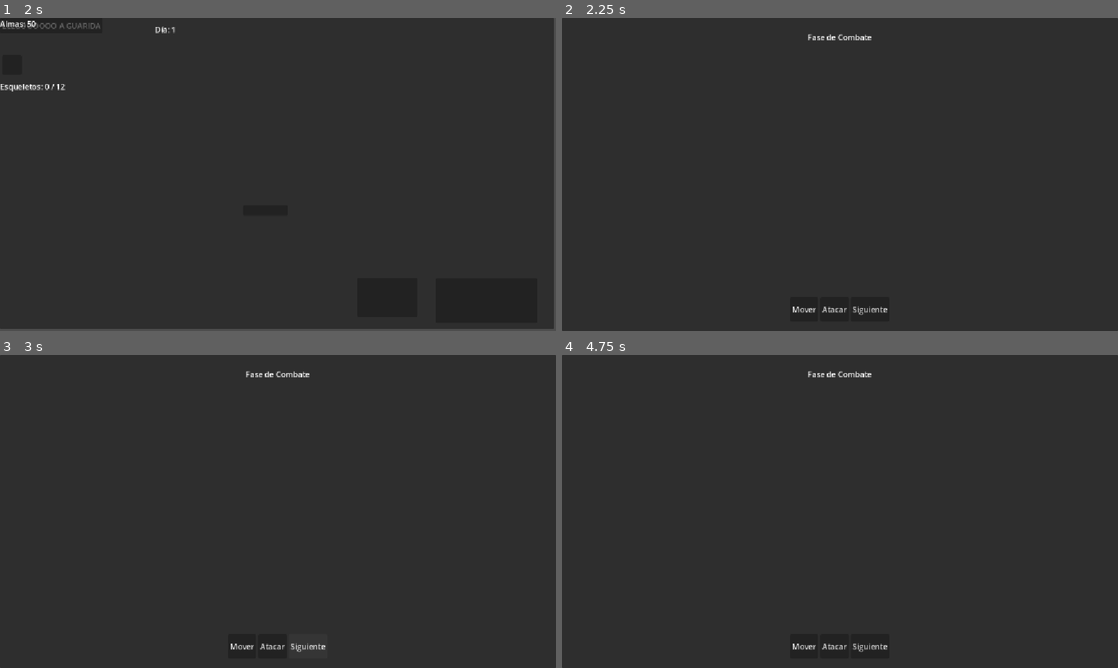
Above: before the commit, frames 1-4 (two rows, left to right).
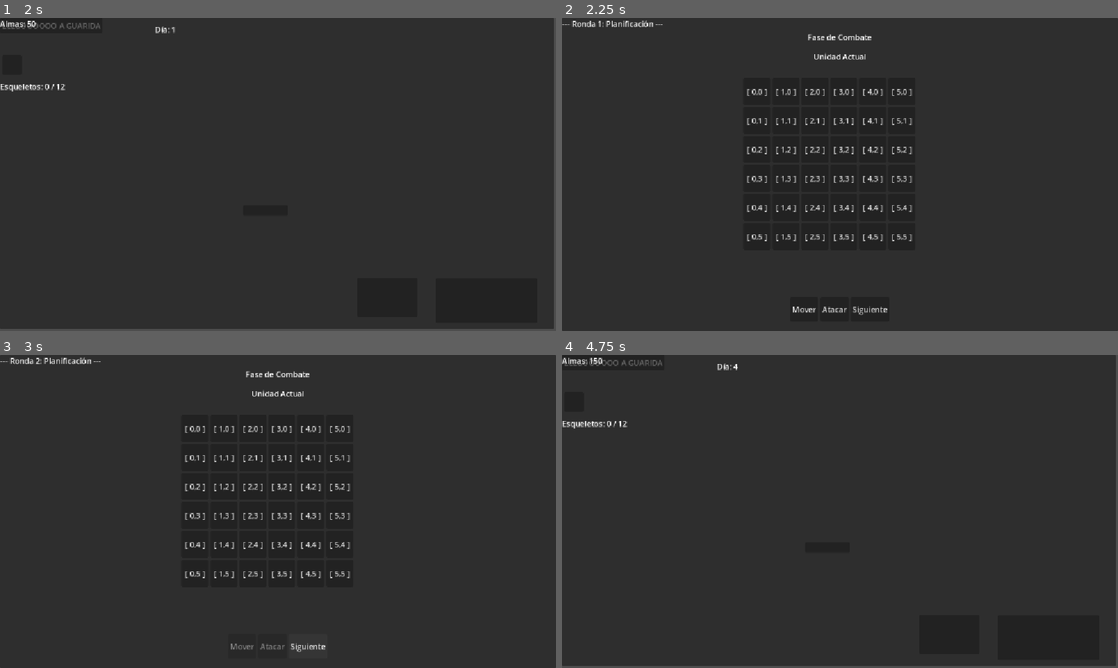
Above: after the commit, the same moments.

Repository: BautistaBravo/NecroVb
Game: Godot game, scene res://Scenes/main menu/main_menu.tscn
The game is run twice, just before and just after one commit, with the same random seed, the same clock (stepped at 60 frames per second) and the same inputs.
Inputs (mouse positions are in pixels of both pictures, inside the frame that each line leads up to):
- Up to frame 1 (2 s): click "New Game" at 0.5 s; click "LLEGOOOOOO A GUARIDA" at 1.25 s
- Up to frame 2 (2.25 s): click (828, 208) at 2 s
- Up to frame 3 (3 s): click "Siguiente" at 2.75 s
- Up to frame 4 (4.75 s): click (806, 646) at 3.5 s, where only the run before the commit has a clickable "Mover"; click (756, 426) at 4.25 s, where only the run after the commit has a clickable "[ 0,0 ]"

Frame 1 is identical in both runs. In frame 2, 1.5% of the frame differs, in the area x 0-63%, y 0-72%; in frame 3, 1.6%; in frame 4, 1.7%, in the area x 0-100%, y 0-100%.
Error before the commit: Invalid access to property or key 'pressed' on a base object of type 'null instance'. (res://Scenes/combat/combat_controller.gd:83)

Commit message:
fix(combat): resolve UI type mismatches in combat controller
- Changed `log_label` from `Label` to `RichTextLabel` in `combat_controller.gd` to match the node type created in `combat_scene.tscn`, fixing an explicit runtime cast error in Godot.
- Synced path names and structures properly: added `CurrentUnitLabel` to the scene and renamed `NextButton` to `NextOrExecuteButton` inside the `HBoxContainer` to resolve null path errors.

Co-authored-by: BautistaBravo <77009740+BautistaBravo@users.noreply.github.com>

Diff:
--- a/necro-vc/Scenes/combat/combat_controller.gd
+++ b/necro-vc/Scenes/combat/combat_controller.gd
@@ -63,12 +63,13 @@
 @export var day_encounters: Array[DayEncounterData] = []
 @export var default_enemy_pool: Array[EnemyData] = []
 
-@onready var log_label: Label = $CanvasLayer/LogLabel
-@onready var current_unit_label: Label = $CanvasLayer/CurrentUnitLabel
-@onready var move_btn: Button = $CanvasLayer/CommandPanel/MoveButton
-@onready var attack_btn: Button = $CanvasLayer/CommandPanel/AttackButton
-@onready var next_or_execute_btn: Button = $CanvasLayer/CommandPanel/NextOrExecuteButton
-@onready var grid_container: GridContainer = $CanvasLayer/GridPanel/GridContainer
+@onready var log_label: RichTextLabel = $CanvasLayer/Panel/LogLabel
+@onready var current_unit_label: Label = $CanvasLayer/Panel/CurrentUnitLabel
+@onready var move_btn: Button = $CanvasLayer/Panel/HBoxContainer/MoveButton
+@onready var attack_btn: Button = $CanvasLayer/Panel/HBoxContainer/AttackButton
+@onready var next_or_execute_btn: Button = $CanvasLayer/Panel/HBoxContainer/NextOrExecuteButton
+@onready var grid_container: GridContainer = $CanvasLayer/Panel/GridContainer
+@onready var phase_label: Label = $CanvasLayer/Panel/PhaseLabel
 
 var state: GameStateModel
 var entities: Array[CombatEntity] = []
--- a/necro-vc/Scenes/combat/combat_scene.tscn
+++ b/necro-vc/Scenes/combat/combat_scene.tscn
@@ -52,6 +52,20 @@
 horizontal_alignment = 1
 vertical_alignment = 1
 
+[node name="CurrentUnitLabel" type="Label" parent="CanvasLayer/Panel"]
+layout_mode = 1
+anchors_preset = 5
+anchor_left = 0.5
+anchor_right = 0.5
+offset_left = -200.0
+offset_top = 60.0
+offset_right = 200.0
+offset_bottom = 100.0
+grow_horizontal = 2
+text = "Unidad Actual"
+horizontal_alignment = 1
+vertical_alignment = 1
+
 [node name="HBoxContainer" type="HBoxContainer" parent="CanvasLayer/Panel"]
 layout_mode = 1
 anchors_preset = 7
@@ -75,6 +89,6 @@
 layout_mode = 2
 text = "Atacar"
 
-[node name="NextButton" type="Button" parent="CanvasLayer/Panel/HBoxContainer"]
+[node name="NextOrExecuteButton" type="Button" parent="CanvasLayer/Panel/HBoxContainer"]
 layout_mode = 2
 text = "Siguiente"
